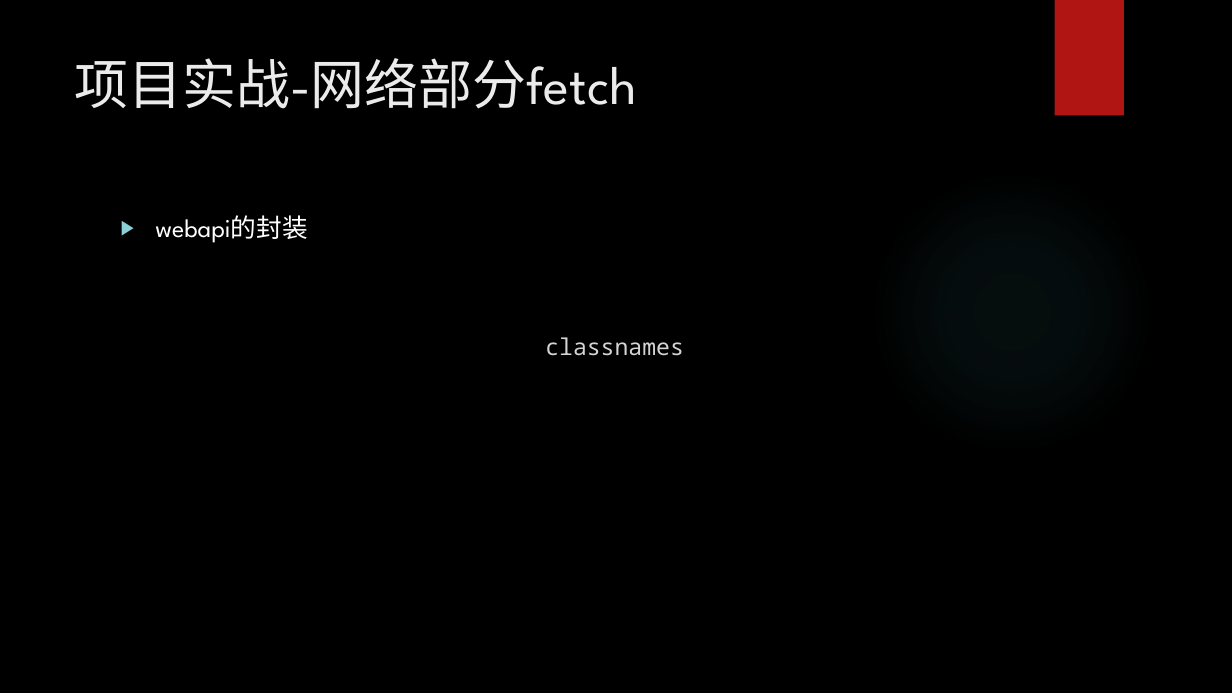
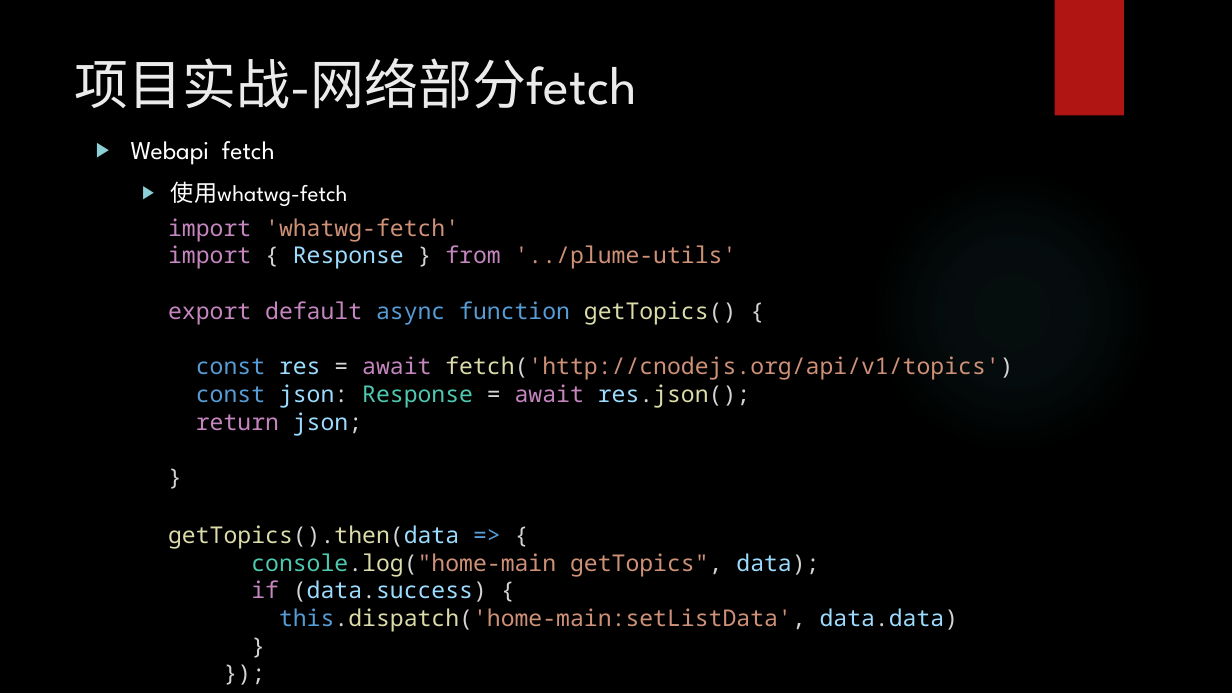
Before and after one commit to hufeng/plume2-starter, a slide deck: slide 13 of docs/plume2-starter项目实战.pptx. Drawn at 1232x693 pixels with LibreOffice and Linux fonts; fonts in the diff are those of the drawing; background and template pictures are left out. Boxes give left, top, right and bottom in pixels: in the first picture for what was removed or moved away, otherwise in the second. Text is boxed around its words. In the diff, an @@ line names an element or a change of style, - is before the commit and + after.

```diff
--- a/docs/plume2-starter项目实战.pptx
+++ b/docs/plume2-starter项目实战.pptx
@@ text at box(131, 141, 347, 206): text changed; size 20 to 18 pt @@
-▶ webapi的封装
+▶ Webapi fetch
+  ▶ 使用whatwg-fetch
@@ text added at box(168, 218, 1013, 435), 18 pt, text #CE9178 @@
+import 'whatwg-fetch'
+import { Response } from '../plume-utils'
+export default async function getTopics() {
+const res = await fetch('http://cnodejs.org/api/v1/topics')
+const json: Response = await res.json();
+return json;
+}
@@ text removed at box(545, 337, 684, 356) @@
-classnames
@@ text added at box(168, 525, 959, 632), 18 pt, text #CE9178 @@
+getTopics().then(data => {
+console.log("home-main getTopics", data);
+if (data.success) {
+this.dispatch('home-main:setListData', data.data)
+}
+});
```
Also in this commit, not shown: 5 other slides changed, 1 slide added, 2 other files.
